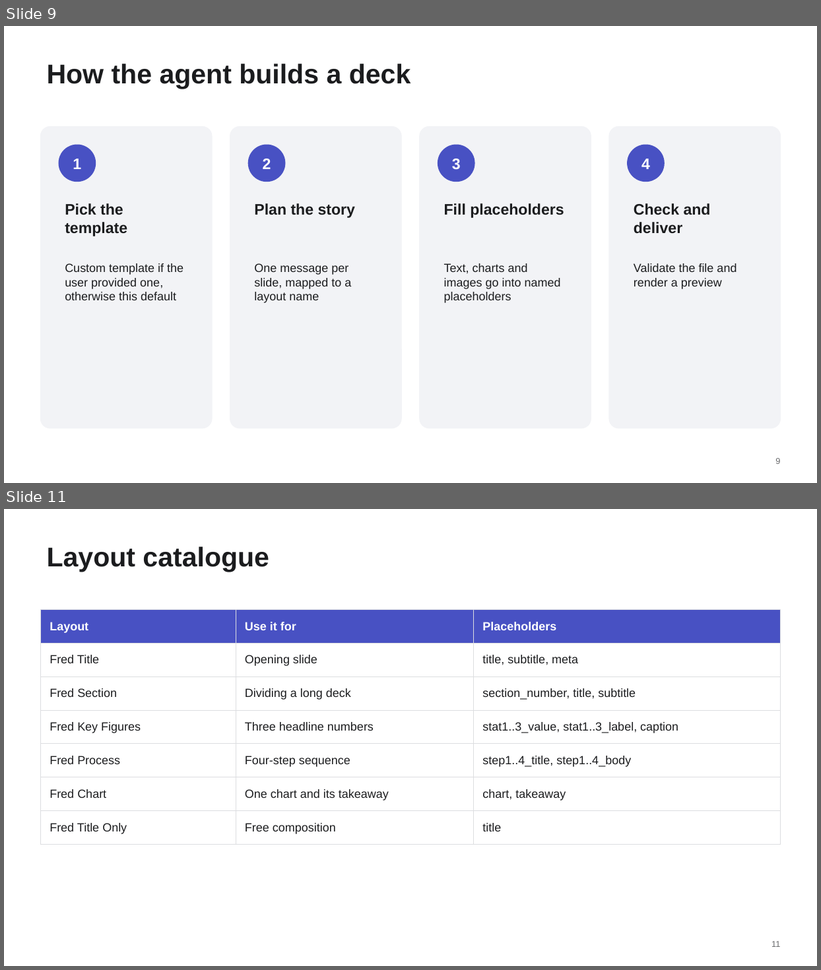
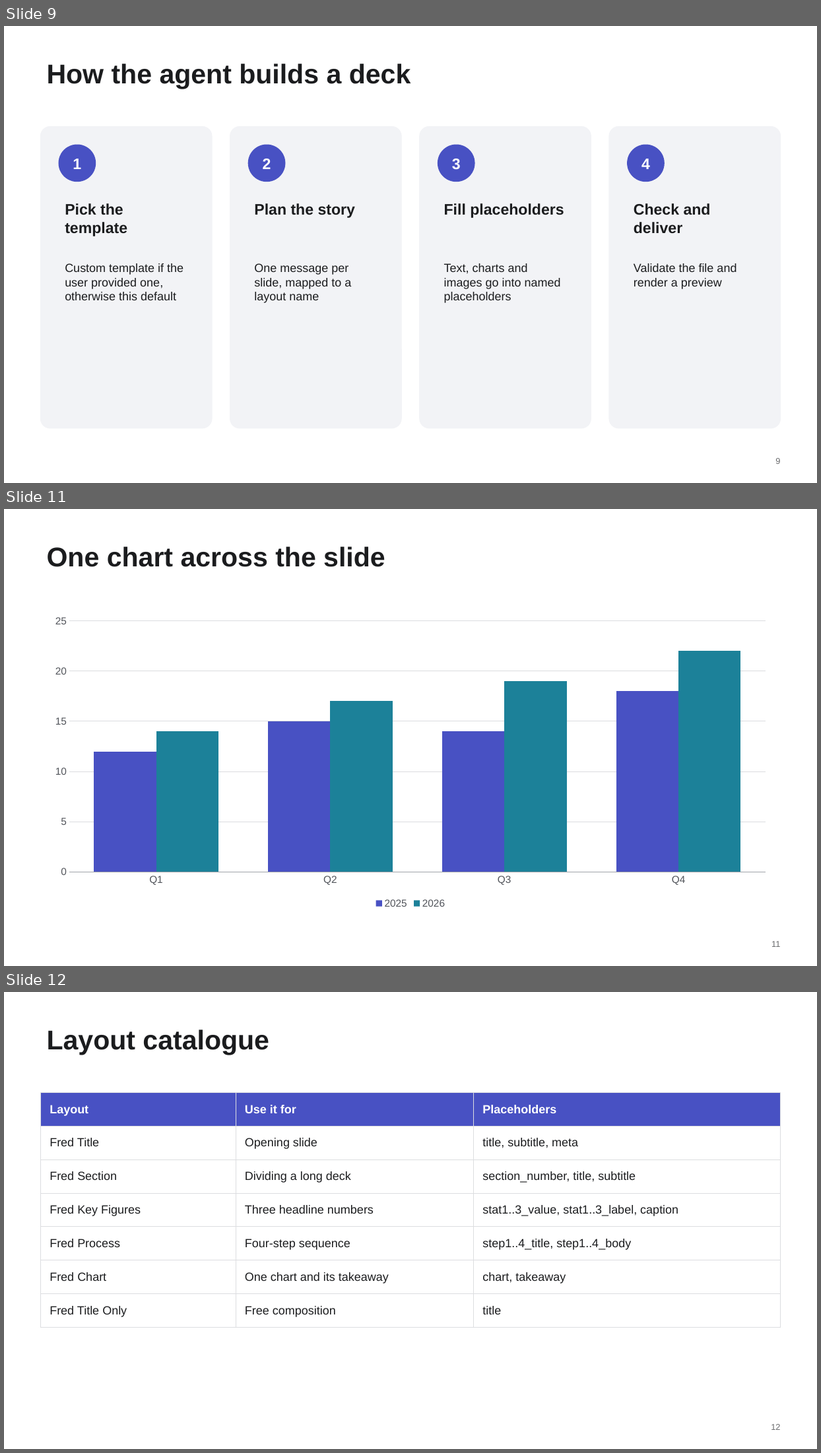
Before and after one commit to ThalesGroup/fred, a slide deck: libs/capabilities/fred-capability-ppt-filler/fred_capability_ppt_filler/builder/assets/fred_template.pptx. Shown one above the other, each under a label of ours: slides 9 and 11 before the commit, slides 9, 11 and 12 after it; the slides between them are not shown. The pictures are 821x970 and 821x1453 pixels, drawn with LibreOffice and Linux fonts; fonts in the diff are those of the drawing. Boxes give left, top, right and bottom in pixels: in the first picture for what was removed or moved away, otherwise in the second. Text is boxed around its words. In the diff, an @@ line names an element or a change of style, - is before the commit and + after.

Commit message:
feat(#2679): add a full-width chart slide to the built-in template
A layout "Fred Chart Wide" (title and a chart placeholder across the
content width, no takeaway box) and its example slide, inserted after
"Fred Chart": a chart without commentary no longer leaves the takeaway
box empty. Deck edited with python-pptx (layout cloned, example chart
drawn by the builder); inventory regenerated with make builtin-inventory.

```diff
--- a/libs/capabilities/fred-capability-ppt-filler/fred_capability_ppt_filler/builder/assets/fred_template.pptx
+++ b/libs/capabilities/fred-capability-ppt-filler/fred_capability_ppt_filler/builder/assets/fred_template.pptx
@@ slide 11 added at [4,509,817,966], background #FFFFFF; not listed: 1 template element that a slide beside it also shows @@
@@ title added at [47,547,385,567], 32 pt, text #1B1C1E, bold @@
+One chart across the slide
@@ column chart added at [40,609,781,912] @@
+categories: Q1, Q2, Q3, Q4
+2025: 12, 15, 14, 18
+2026: 14, 17, 19, 22
@@ what was slide 11 is now slide 12 @@
@@ page number at [771,1424,780,1430]: text changed @@
-11
+12
```
Also in this commit, not shown: 1 other file.
